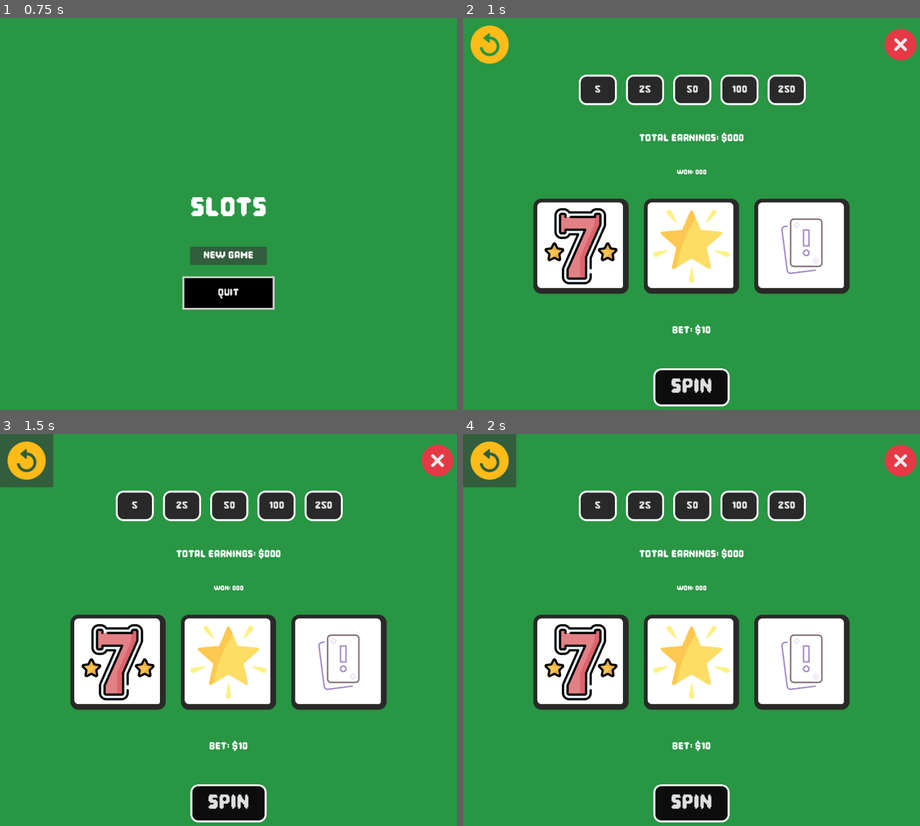
Above: before the commit, frames 1-4 (two rows, left to right).
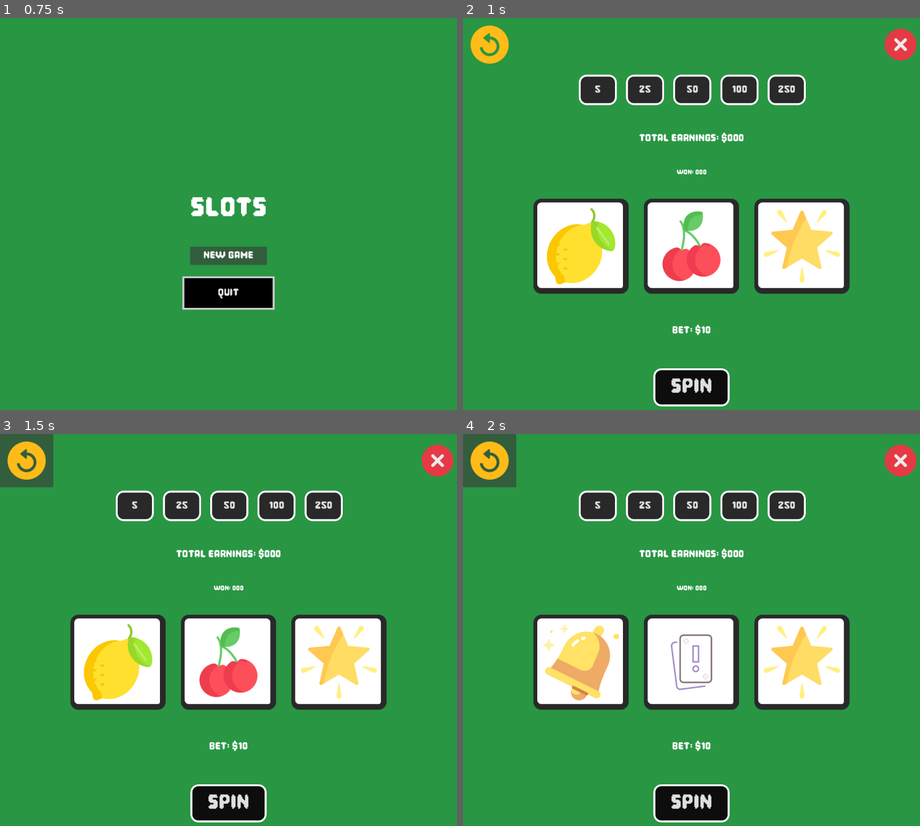
Above: after the commit, the same moments.

Repository: ankit-suman-07/GODOT_Slots
Game: Godot game, scene res://scenes/main_menu.tscn
Same seed, same stepped clock (60 frames per second), same inputs: the game is played once before the commit and once after it.
Inputs (mouse positions are in pixels of both pictures, inside the frame that each line leads up to):
- Up to frame 1 (0.75 s): click "New Game" at 0.5 s
- Up to frame 2 (1 s): no input
- Up to frame 3 (1.5 s): click (27, 461) at 1.25 s
- Up to frame 4 (2 s): no input

Frame 1 is identical in both runs. In frame 2, 5.2% of the frame differs, in the area x 17-83%, y 48-68%; in frame 3, 5.2%; in frame 4, 4.6%.

Commit message:
Randomize symbols in start screen

Diff:
--- a/scripts/game_screen.gd
+++ b/scripts/game_screen.gd
@@ -42,6 +42,9 @@
 # Called when the node enters the scene tree for the first time.
 func _ready() -> void:
 	rng.randomize()
+	left_slot.texture = SLOT_TEXTURES[rng.randi_range(1, SLOT_TEXTURES.size()-1)]
+	mid_slot.texture = SLOT_TEXTURES[rng.randi_range(1, SLOT_TEXTURES.size()-1)]
+	right_slot.texture = SLOT_TEXTURES[rng.randi_range(1, SLOT_TEXTURES.size()-1)]
 
 # Called every frame. 'delta' is the elapsed time since the previous frame.
 func _process(delta: float) -> void:
Not shown, changed: GDD.md
Not shown, changed: README.md
